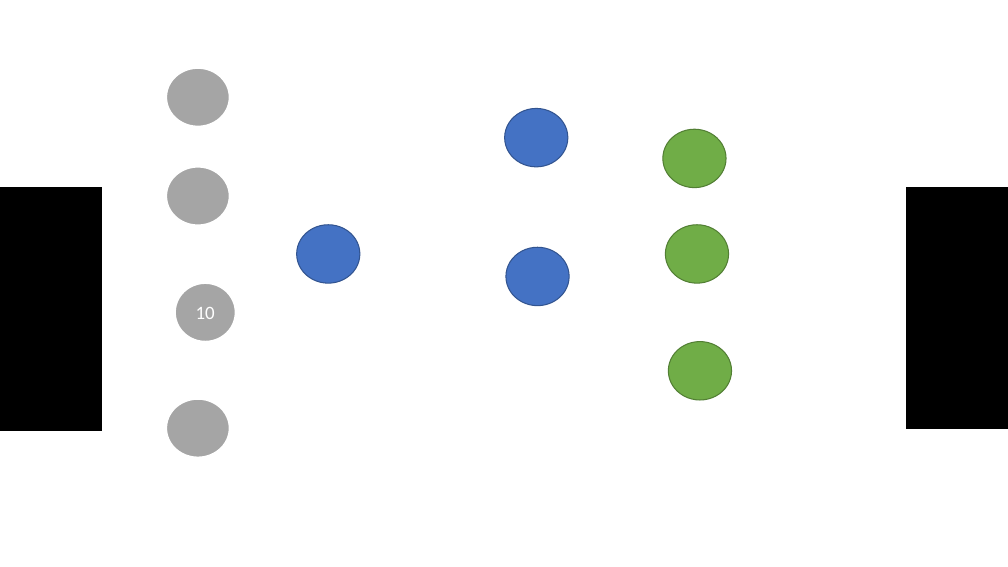
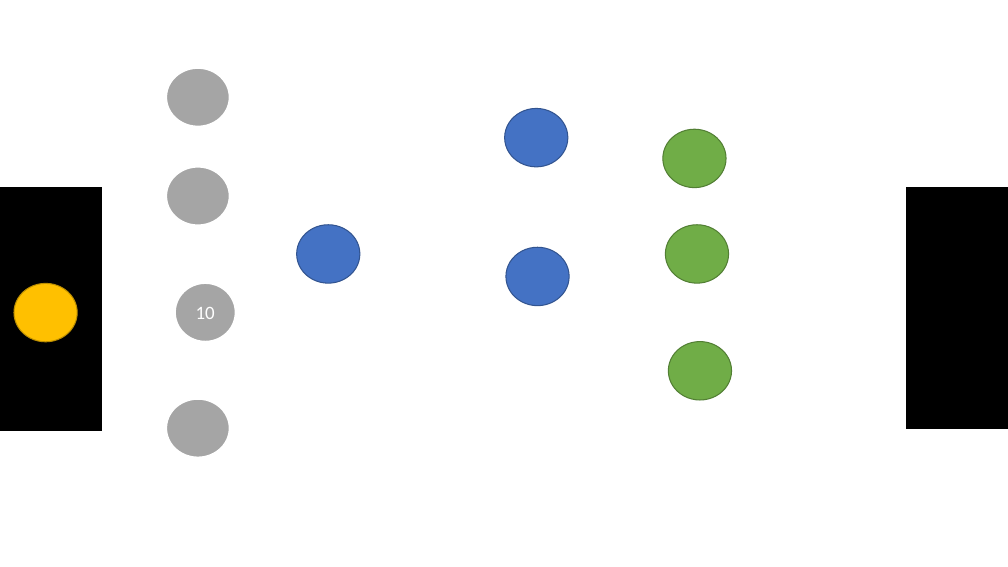
Before and after one commit to Hlopez97/soccerfrancia, a slide deck: slide 1 of diseno.pptx. Drawn at 1008x567 pixels with LibreOffice and Linux fonts; fonts in the diff are those of the drawing. Boxes give left, top, right and bottom in pixels: in the first picture for what was removed or moved away, otherwise in the second. Text is boxed around its words. In the diff, an @@ line names an element or a change of style, - is before the commit and + after.

```diff
--- a/diseno.pptx
+++ b/diseno.pptx
@@ ellipse added at (14,284,78,342), fill #FFC000, outline #BD8E00 1 pt @@
```
Also in this commit, not shown: 9 other files.
